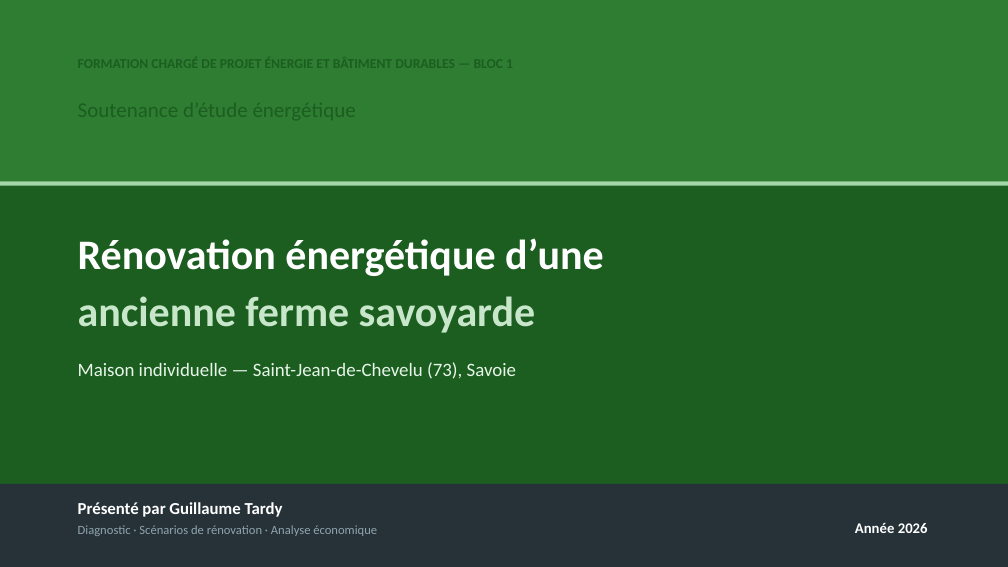
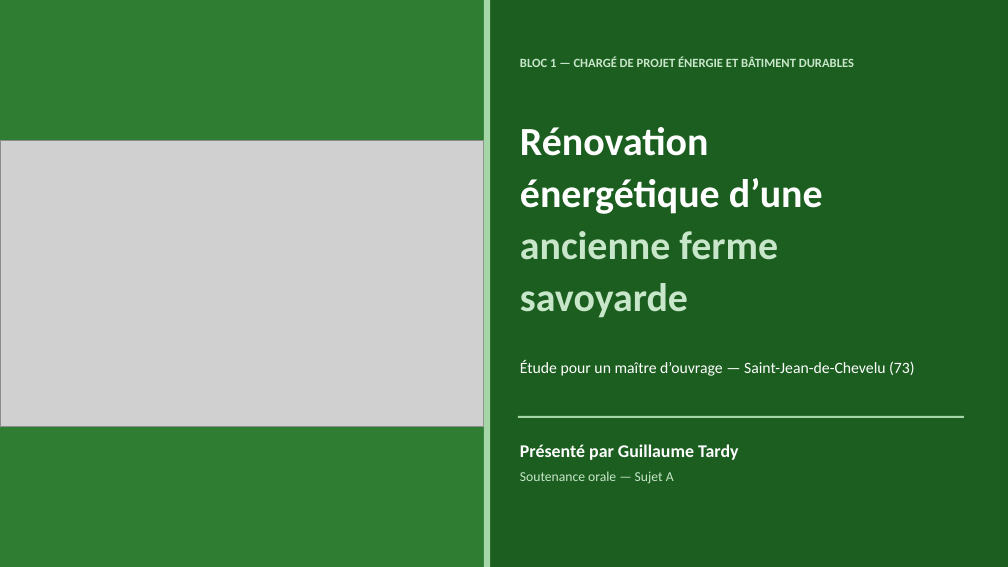
Before and after one commit to guigzT42/licence, a slide deck: slide 1 of Soutenance_Renovation_Saint-Jean-de-Chevelu.pptx. Drawn at 1008x567 pixels with LibreOffice and Linux fonts; fonts in the diff are those of the drawing; grey boxes stand for pictures. Boxes give left, top, right and bottom in pixels: in the first picture for what was removed or moved away, otherwise in the second. Text is boxed around its words. In the diff, an @@ line names an element or a change of style, - is before the commit and + after.

```diff
--- a/Soutenance_Renovation_Saint-Jean-de-Chevelu.pptx
+++ b/Soutenance_Renovation_Saint-Jean-de-Chevelu.pptx
@@ rectangle: place and size @@
-rectangle at [0, 0, 1008, 181]
+rectangle at [0, 0, 484, 567]
@@ rectangle added at [484, 0, 490, 567], fill #A5D6A7 @@
@@ text added at [520, 57, 854, 67], 12 pt, text #C8E6C9, bold @@
+BLOC 1 — CHARGÉ DE PROJET ÉNERGIE ET BÂTIMENT DURABLES
@@ picture added at [0, 140, 484, 426] @@
@@ text at [520, 127, 823, 318]: text changed; size 40 to 38 pt @@
-Rénovation énergétique d’une
-ancienne ferme savoyarde
+Rénovation
+énergétique d’une
+ancienne ferme
+savoyarde
@@ rectangle removed at [0, 181, 1008, 186] @@
@@ text at [520, 360, 914, 376]: text changed; size 18 to 15 pt; text colour #E8F5E9 to #FFFFFF @@
-Maison individuelle — Saint-Jean-de-Chevelu (73), Savoie
+Étude pour un maître d’ouvrage — Saint-Jean-de-Chevelu (73)
@@ rectangle: place and size @@
-rectangle at [0, 484, 1008, 567]
+rectangle at [518, 416, 964, 418]
@@ rectangle at [518, 416, 964, 418]: fill #263238 to #A5D6A7 @@
@@ text "Présenté par Guillaume Tardy": place and size @@
-text "Présenté par Guillaume Tardy" at [78, 502, 377, 536]
+text "Présenté par Guillaume Tardy" at [520, 444, 739, 484]
@@ text at [520, 444, 739, 460]: size 16 to 17 pt in "Présenté par Guillaume Tardy"; line spacing 1 to 1.15 @@
@@ text at [520, 471, 674, 484]: text changed; size 12 to 13 pt; text colour #90A4AE to #C8E6C9 @@
-Diagnostic · Scénarios de rénovation · Analyse économique
+Soutenance orale — Sujet A
@@ text removed at [855, 523, 928, 533] @@
-Année 2026
```
Also in this commit, not shown: 20 other slides changed, 5 slides added, 38 other files.
